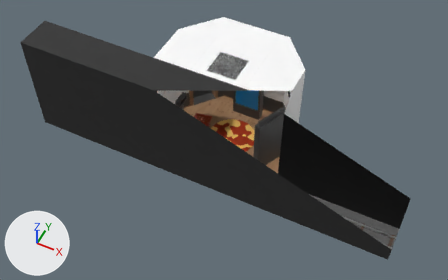
Renders of the FBX model unity/Assets/Models/store/prostor.fbx from each side of a commit.
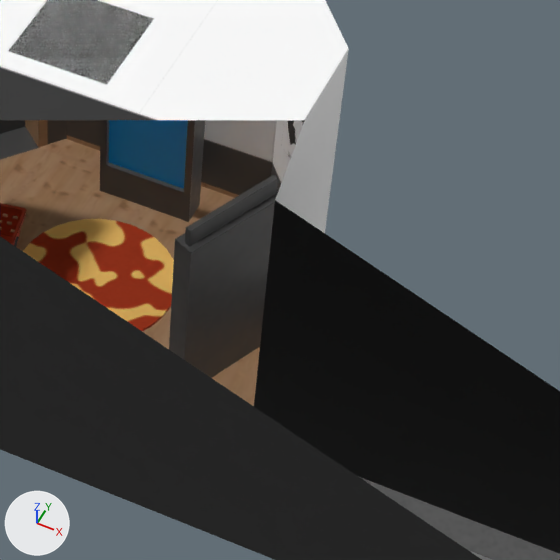
Each version appears first whole from a camera (50 mm lens) standing at (5.96, -60.01, 15.35) and looking at (0.21, -48.51, 0.98), and next in a close-up on the part from 46% to 82% of the width and 20% to 78% of the height. Arrows for +X, +Y and +Z are at lower left; the lights stay in place. Everything nearer to the camera than a plane just in front of the edit is cut away. Where no turn or scale is listed for an object, it has been applied to the vertices.

Names of what the first close-up shows: 'Screenshot_4.004', 'prostor'.
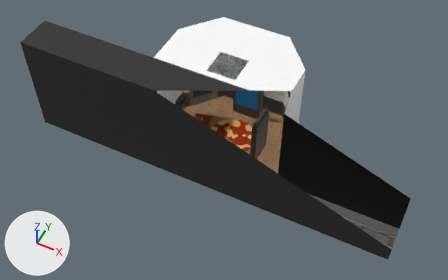
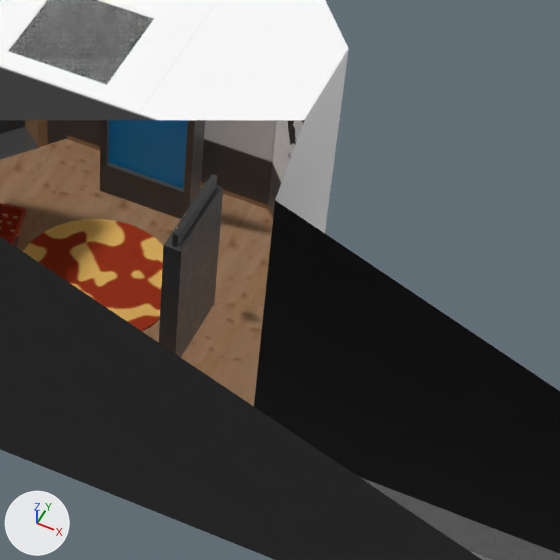
What differs and where, as boxes [x1, y1, x2, y2] in the close-ups (560 x 560 px; the box of a moved part takes in the faces that stretch with it):
part 1 of me_plane_005, moved or reshaped
    before: [169, 190, 279, 378]
    after: [159, 182, 223, 357]
part 2 of me_plane_005, moved or reshaped
    before: [185, 175, 278, 247]
    after: [172, 174, 217, 247]

Patch to the scene script:
```diff
--- a/unity/Assets/Models/store/prostor.fbx.py
+++ b/unity/Assets/Models/store/prostor.fbx.py
@@ me_plane_005 @@
 me_plane_005.from_pydata(...)  # 2052 vertices, 2020 faces; spans x -6.02..5.98, y -2.21..1.62, z -0.09..3.42
 # used by ob_prostor; location = (0.0, -47.468, 0.0)
+# me_plane_005 part 1: the loose piece of 86 vertices spanning x 1.14..1.79, y -0.95..0.13, z -0.01..1.94 is turned 24 degrees about the z axis through its middle and scaled by 0.817, then moved by (-0.42, 0.19, -0.19)
+# me_plane_005 part 2: the loose piece of 20 vertices spanning x 1.24..1.71, y -0.89..0.06, z 1.92..2.13 is turned 24 degrees about the z axis through its middle and scaled by 0.817, then moved by (-0.42, 0.2, -0.38)
 me_plane_005.materials.append(mat_prostor)
```
